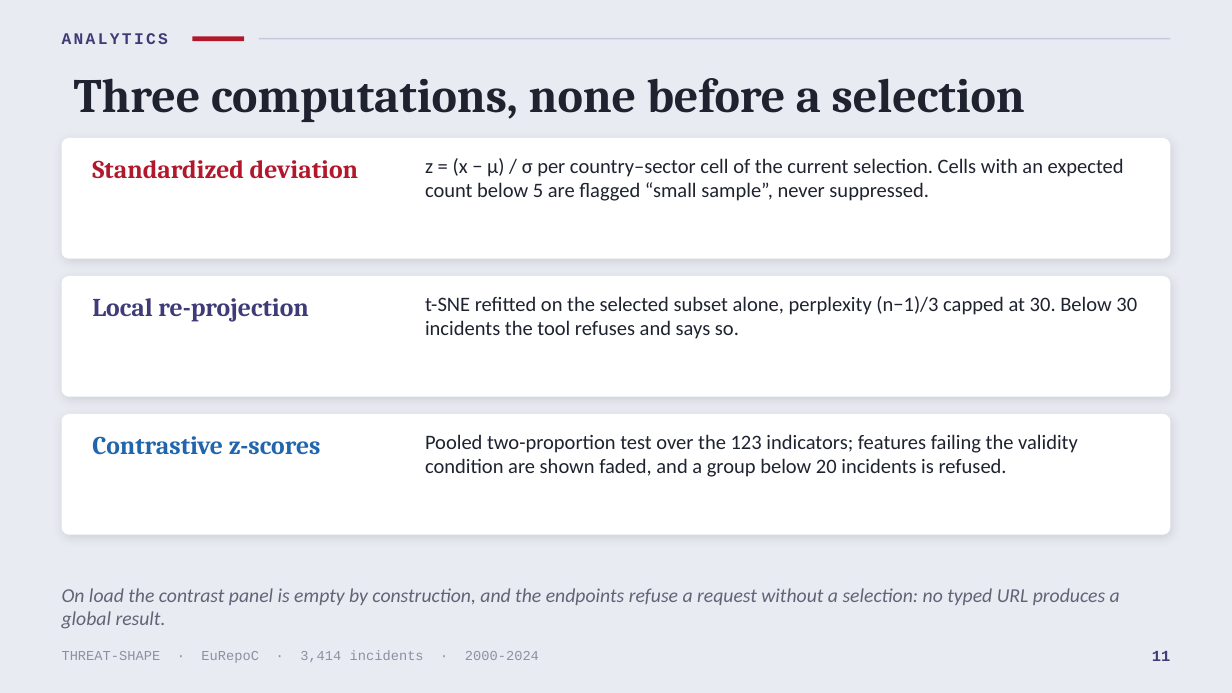
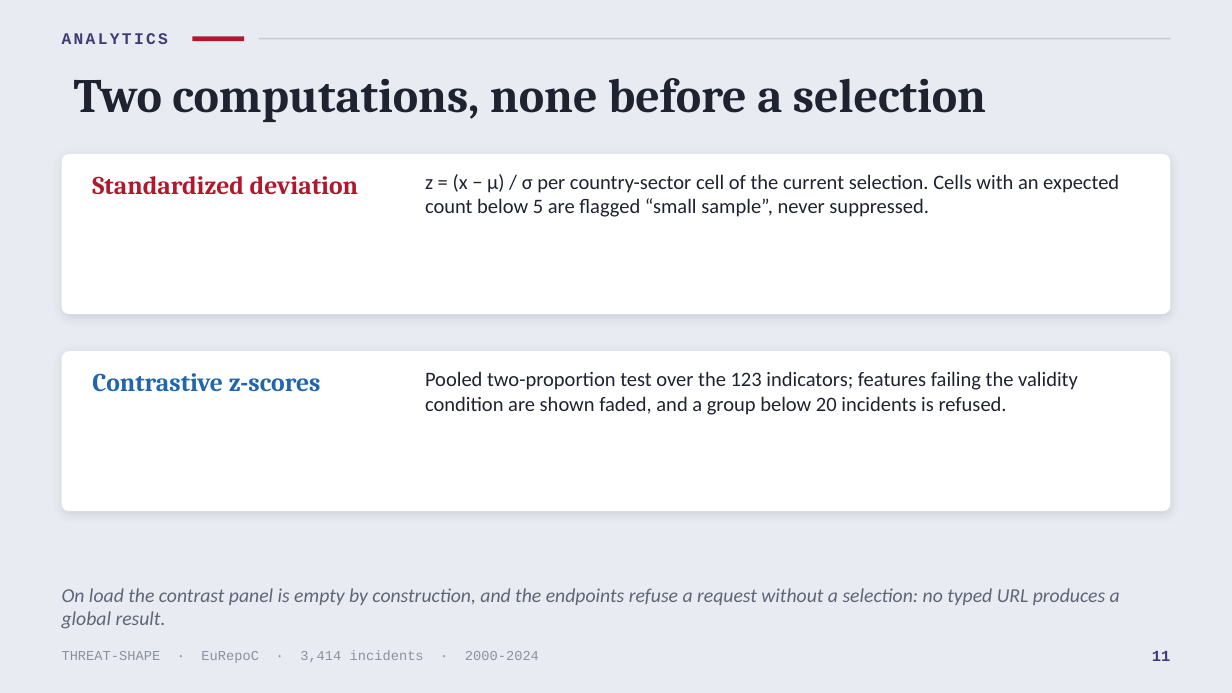
Before and after one commit to SamueleProietti/Visual_Analytics-Project, a slide deck: slide 11 of docs/slides/Threat-Shape.pptx. Drawn at 1232x693 pixels with LibreOffice and Linux fonts; fonts in the diff are those of the drawing. Boxes give left, top, right and bottom in pixels: in the first picture for what was removed or moved away, otherwise in the second. Text is boxed around its words. In the diff, an @@ line names an element or a change of style, - is before the commit and + after.

Commit message:
Revision after review: lasso as pure selection, fixed-row contrast panel, direct t-SNE and comparison with PCA + t-SNE

```diff
--- a/docs/slides/Threat-Shape.pptx
+++ b/docs/slides/Threat-Shape.pptx
@@ text at bbox=[74, 78, 986, 122]: text changed @@
-Three computations, none before a selection
+Two computations, none before a selection
@@ rounded rectangle: place and size @@
-rounded rectangle at bbox=[62, 138, 1170, 259]
+rounded rectangle at bbox=[62, 154, 1170, 314]
@@ rounded rectangle at bbox=[62, 154, 1170, 314]: proportions changed @@
@@ text "Standardized deviation": place and size @@
-text "Standardized deviation" at bbox=[92, 160, 358, 178]
+text "Standardized deviation" at bbox=[92, 176, 358, 194]
@@ text at bbox=[425, 174, 1119, 217]: text changed @@
-z = (x − μ) / σ per country–sector cell of the current selection. Cells with an expected count below 5 are flagged “small sample”, never suppressed.
+z = (x − μ) / σ per country-sector cell of the current selection. Cells with an expected count below 5 are flagged “small sample”, never suppressed.
@@ text removed at bbox=[92, 298, 309, 321] @@
-Local re-projection
@@ text removed at bbox=[425, 296, 1137, 339] @@
-t-SNE refitted on the selected subset alone, perplexity (n−1)/3 capped at 30. Below 30 incidents the tool refuses and says so.
@@ rounded rectangle at bbox=[62, 351, 1170, 511]: proportions changed @@
@@ rounded rectangle: place and size @@
-rounded rectangle at bbox=[62, 276, 1170, 397]
+rounded rectangle at bbox=[62, 351, 1170, 511]
@@ text "Contrastive z-scores": place and size @@
-text "Contrastive z-scores" at bbox=[92, 436, 321, 455]
+text "Contrastive z-scores" at bbox=[92, 373, 321, 392]
@@ text "Pooled two-proportion test over the ...": place and size @@
-text "Pooled two-proportion test over the ..." at bbox=[425, 434, 1078, 477]
+text "Pooled two-proportion test over the ..." at bbox=[425, 371, 1078, 415]
@@ rounded rectangle removed at bbox=[62, 414, 1170, 535] @@
```
Also in this commit, not shown: 4 other slides changed, 2 slides added, 2 slides removed, 28 other files.
